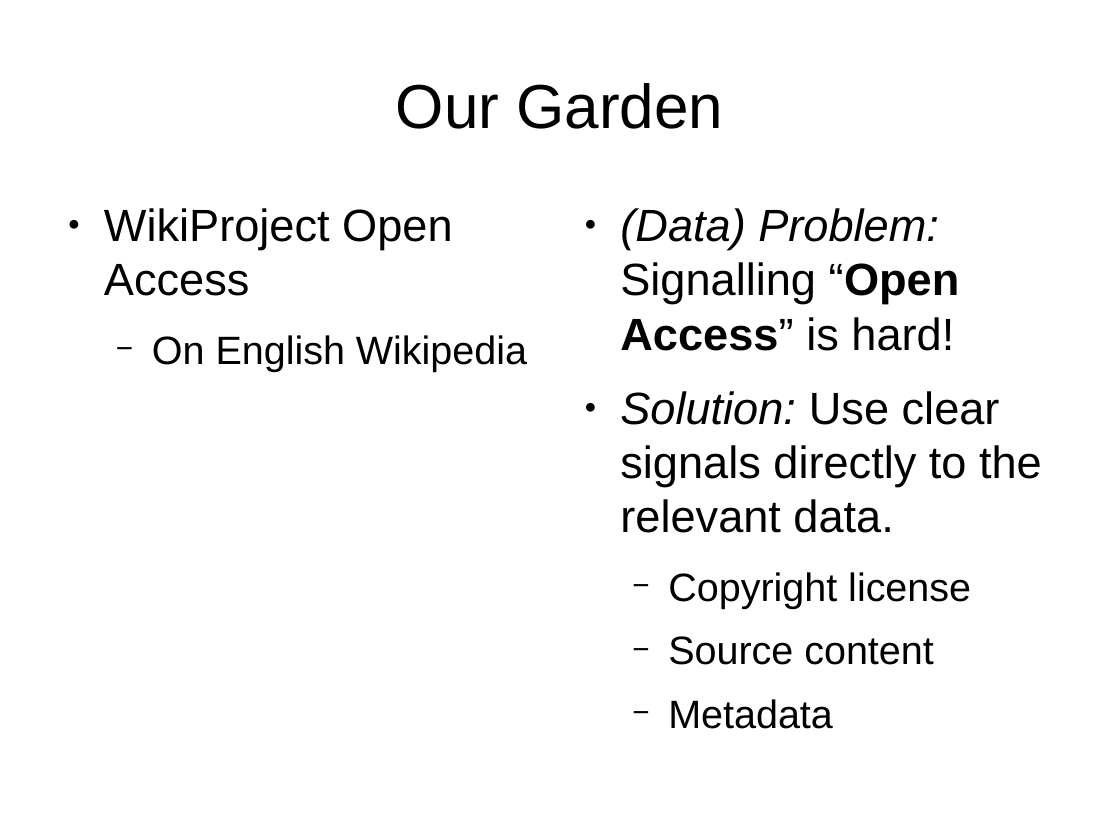
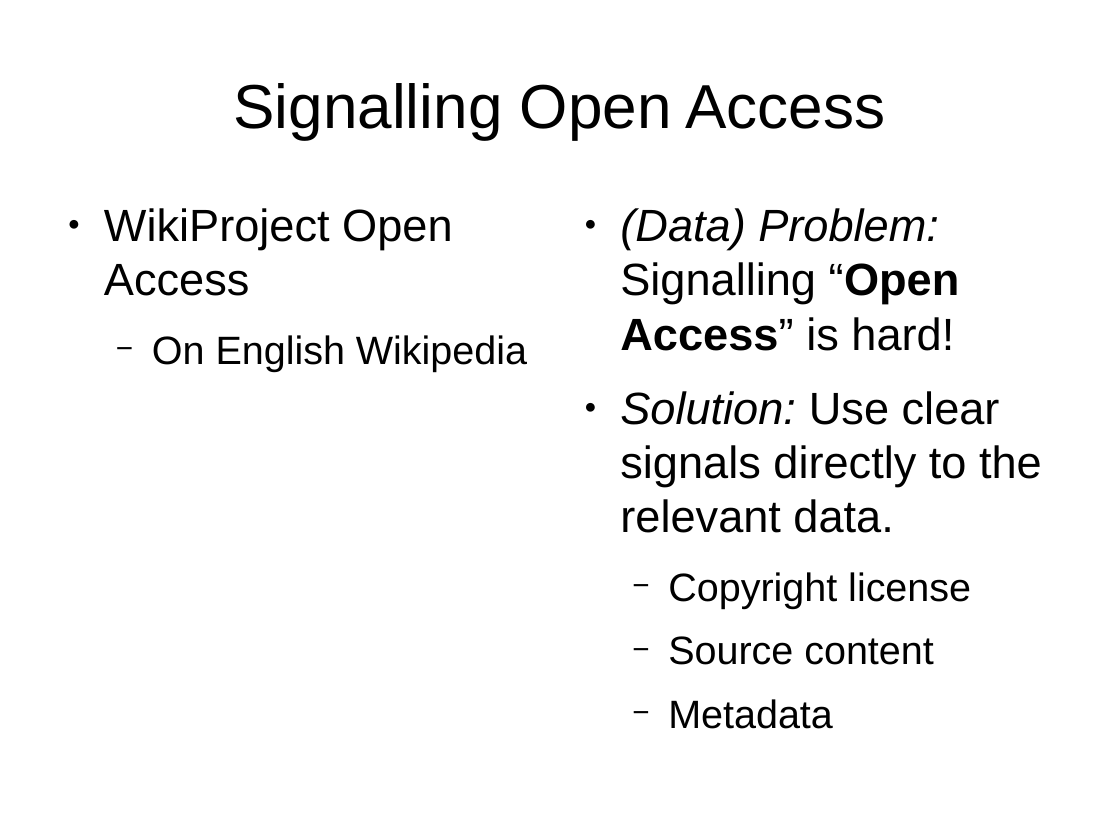
Before and after one commit to wpoa/OA-signalling, a slide deck: slide 20 of csvconf/csvconf_data-hacking_with_wikimedia_projects.odp (slide 29 before the commit). Drawn at 1120x840 pixels with LibreOffice and Linux fonts; fonts in the diff are those of the drawing. Boxes give left, top, right and bottom in pixels: in the first picture for what was removed or moved away, otherwise in the second. Text is boxed around its words. In the diff, an @@ line names an element or a change of style, - is before the commit and + after.

```diff
--- a/csvconf/csvconf_data-hacking_with_wikimedia_projects.odp
+++ b/csvconf/csvconf_data-hacking_with_wikimedia_projects.odp
@@ title at box(234, 83, 885, 139): text changed @@
-Our Garden
+Signalling Open Access
```
Also in this commit, not shown: 5 other slides changed, 3 slides added, 9 slides removed.
